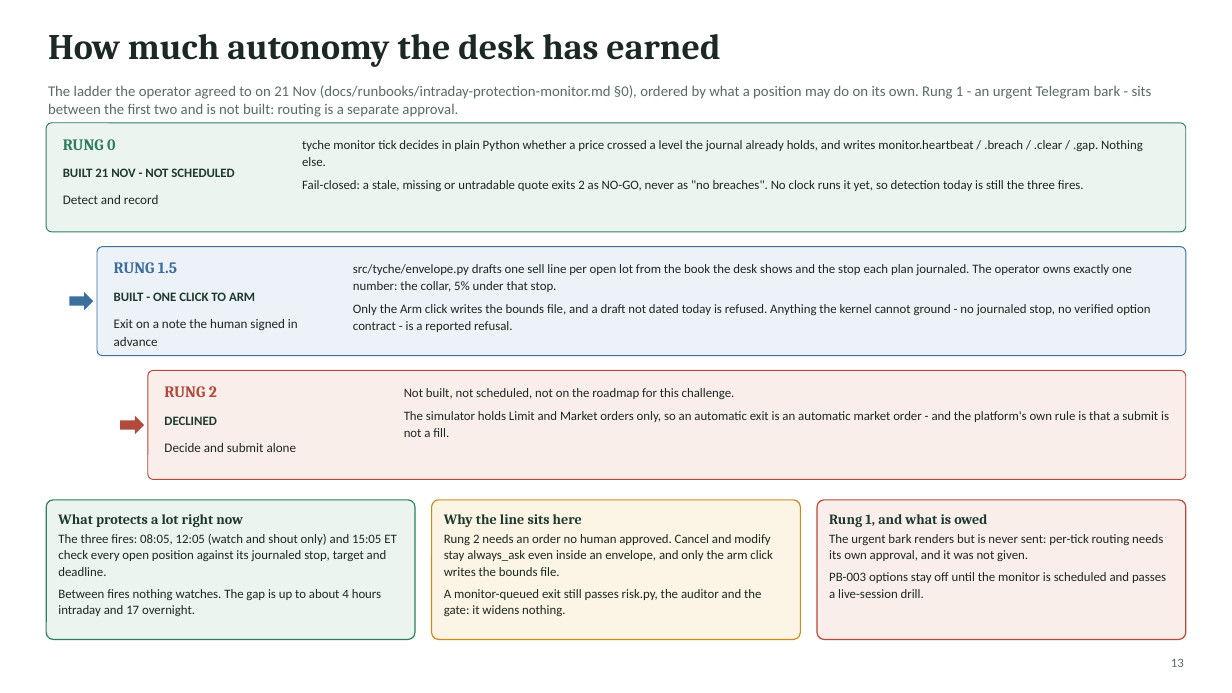
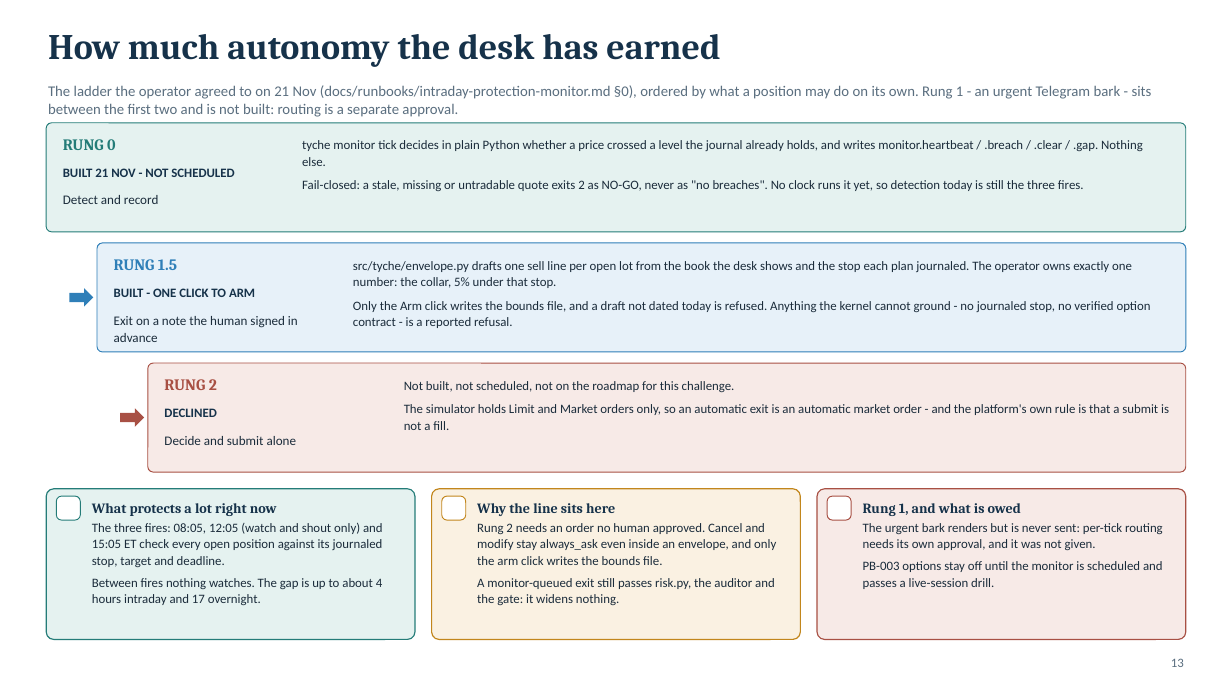
Before and after one commit to aloisohzh/tyche, a slide deck: slide 13 of docs/competition/deck/tyche-competition-deck.pptx. Drawn at 1232x693 pixels with LibreOffice and Linux fonts; fonts in the diff are those of the drawing; background and template pictures are left out. Boxes give left, top, right and bottom in pixels: in the first picture for what was removed or moved away, otherwise in the second. Text is boxed around its words. In the diff, an @@ line names an element or a change of style, - is before the commit and + after.

Commit message:
Competition deck: light blue and silver theme with generated artwork
The deck read as a wall of text on dark green. A submission judged partly on
presentation needs the architecture to be legible at a glance, so the four
structural slides now carry node glyphs and the whole deck moves to a light
blue, silver and white palette.

The four hue families stay semantic rather than decorative: blue is the
deterministic layer, green the advisory layer, amber a human decision, brick a
channel that may observe or alert but never control. Recolouring one into
another would change what the diagrams assert, so only the chrome moved.

Every component label is still a native shape, so the artwork cannot invent a
fact about the system. prepare_assets.py turns the generator's scratch PNGs
into the committed JPEG backdrops and trimmed, transparent icon cutouts;
build_deck.py reads only assets/, so a rebuild works without the originals.

```diff
--- a/docs/competition/deck/tyche-competition-deck.pptx
+++ b/docs/competition/deck/tyche-competition-deck.pptx
@@ text "How much autonomy the desk ..." at [48,34,720,67]: text colour #1C2822 to #16324A @@
@@ text "The ladder the operator agreed ..." at [48,85,1152,117]: text colour #5B6B63 to #5A6E7F @@
@@ rounded rectangle at [46,123,1186,232]: fill #ECF4F0 to #E5F2F0; outline #2E7D5B 0.75 pt to #247C78 0.75 pt @@
@@ text "RUNG 0" at [63,139,115,150]: text colour #2E7D5B to #247C78 @@
@@ rounded rectangle at [97,243,1186,352]: fill #ECF2F8 to #E7F1F9; outline #3C6E9E 0.75 pt to #2F7FB8 0.75 pt @@
@@ text "RUNG 1.5" at [114,259,177,270]: text colour #3C6E9E to #2F7FB8 @@
@@ right arrow at [69,288,93,307]: fill #3C6E9E to #2F7FB8 @@
@@ 2 texts, 1 rounded rectangle: place and size @@
-2 texts, 1 rounded rectangle at [148,371,1186,480]
+2 texts, 1 rounded rectangle at [148,363,1186,472]
@@ rounded rectangle at [148,363,1186,472]: fill #FAEEEB to #F7EAE7; outline #B04A3C 0.75 pt to #A85044 0.75 pt @@
@@ text "RUNG 2" at [164,379,217,390]: text colour #B04A3C to #A85044 @@
@@ text colour #1C2822 to #1B2C3B in 6 elements at [63,195,158,204], [302,140,1143,191], [114,316,298,342], [353,261,1151,328], [164,436,297,445], [404,381,1169,430] @@
@@ 2 texts, 2 right arrows, 1 rounded rectangle: place and size @@
-2 texts, 2 right arrows, 1 rounded rectangle at [69,247,1186,452]
+2 texts, 2 right arrows, 1 rounded rectangle at [69,243,1186,445]
@@ right arrow at [120,409,144,427]: fill #B04A3C to #A85044 @@
@@ text colour #1E3A2F to #16324A in 3 elements at [63,168,234,177], [114,288,255,297], [164,408,216,417] @@
@@ rounded rectangle "What protects a lot right ...": place and size @@
-rounded rectangle "What protects a lot right ..." at [46,500,415,640]
+rounded rectangle "What protects a lot right ..." at [46,489,415,640]
@@ rounded rectangle "What protects a lot right ..." at [46,489,415,640]: text colour #1E3A2F to #16324A in "What protects a lot right now"; text colour #1C2822 to #1B2C3B in "The three fires: 08:05, 12:05 (watch and ...", "Between fires nothing watches. The gap is ..."; fill #ECF4F0 to #E5F2F0; outline #2E7D5B 0.9 pt to #247C78 0.9 pt @@
@@ rounded rectangle added at [56,496,80,520], fill #FFFFFF, outline #247C78 0.75 pt @@
@@ rounded rectangle "Why the line sits here": place and size @@
-rounded rectangle "Why the line sits here" at [432,500,800,640]
+rounded rectangle "Why the line sits here" at [432,489,800,640]
@@ rounded rectangle "Why the line sits here" at [432,489,800,640]: text colour #1E3A2F to #16324A in "Why the line sits here"; text colour #1C2822 to #1B2C3B; fill #FCF4E4 to #FAF1E2; outline #C98A1B 0.9 pt to #C2861C 0.9 pt @@
@@ rounded rectangle added at [442,496,466,520], fill #FFFFFF, outline #C2861C 0.75 pt @@
@@ rounded rectangle "Rung 1, and what is ...": place and size @@
-rounded rectangle "Rung 1, and what is ..." at [817,500,1186,640]
+rounded rectangle "Rung 1, and what is ..." at [817,489,1186,640]
@@ rounded rectangle "Rung 1, and what is ..." at [817,489,1186,640]: text colour #1E3A2F to #16324A in "Rung 1, and what is owed"; text colour #1C2822 to #1B2C3B in "The urgent bark renders but is never ...", "PB-003 options stay off until the monitor ..."; fill #FAEEEB to #F7EAE7; outline #B04A3C 0.9 pt to #A85044 0.9 pt @@
@@ rounded rectangle added at [827,496,851,520], fill #FFFFFF, outline #A85044 0.75 pt @@
@@ text "13" at [1171,658,1184,667]: text colour #5B6B63 to #5A6E7F @@
```
Also in this commit, not shown: 33 other slides changed, 18 other files.
